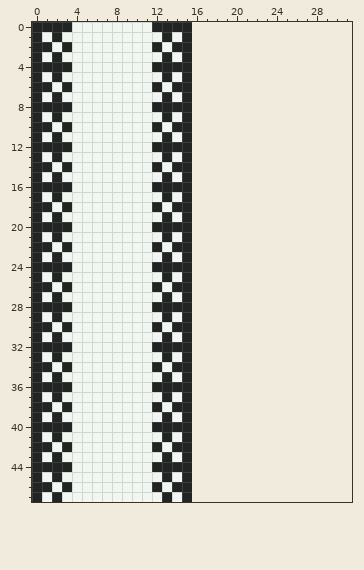
Edited in one commit: pixel-art file (art/Wall DIthering.aseprite). Above: the version before the commit.
16x48 pixels, 1 frame. The old version is drawn lined up with the new one, on the new canvas.
The same view after the edit:
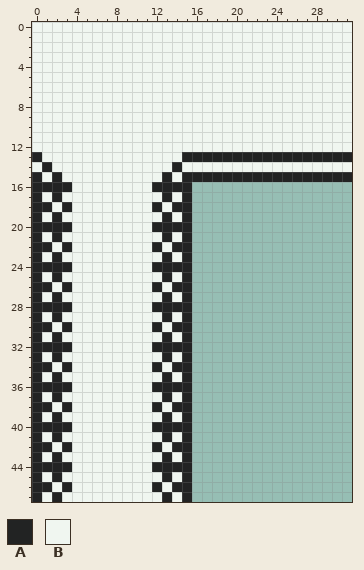
Palette (. is transparent): A #222323  B #f0f6f0
Difference:
canvas 16x48 -> 32x48
Changed rows in their new state; - is an unchanged pixel.
first column x 0:
 0 BBBB--------BBBBBBBBBBBBBBBBBBBB
 1 B-B----------B-BBBBBBBBBBBBBBBBB
 2 BB-B--------B-BBBBBBBBBBBBBBBBBB
 3 B-B----------B-BBBBBBBBBBBBBBBBB
 4 BBBB--------BBBBBBBBBBBBBBBBBBBB
 5 B-B----------B-BBBBBBBBBBBBBBBBB
 6 BB-B--------B-BBBBBBBBBBBBBBBBBB
 7 B-B----------B-BBBBBBBBBBBBBBBBB
 8 BBBB--------BBBBBBBBBBBBBBBBBBBB
 9 B-B----------B-BBBBBBBBBBBBBBBBB
10 BB-B--------B-BBBBBBBBBBBBBBBBBB
11 B-B----------B-BBBBBBBBBBBBBBBBB
12 BBBB--------BBBBBBBBBBBBBBBBBBBB
13 --B----------B--AAAAAAAAAAAAAAAA
14 B--B--------B--BBBBBBBBBBBBBBBBB
15 ----------------AAAAAAAAAAAAAAAA
Changed places in both pictures, as pixel boxes (x1, y1, x2, y2):
changed: (32, 22, 72, 172)
changed: (152, 22, 352, 182)
